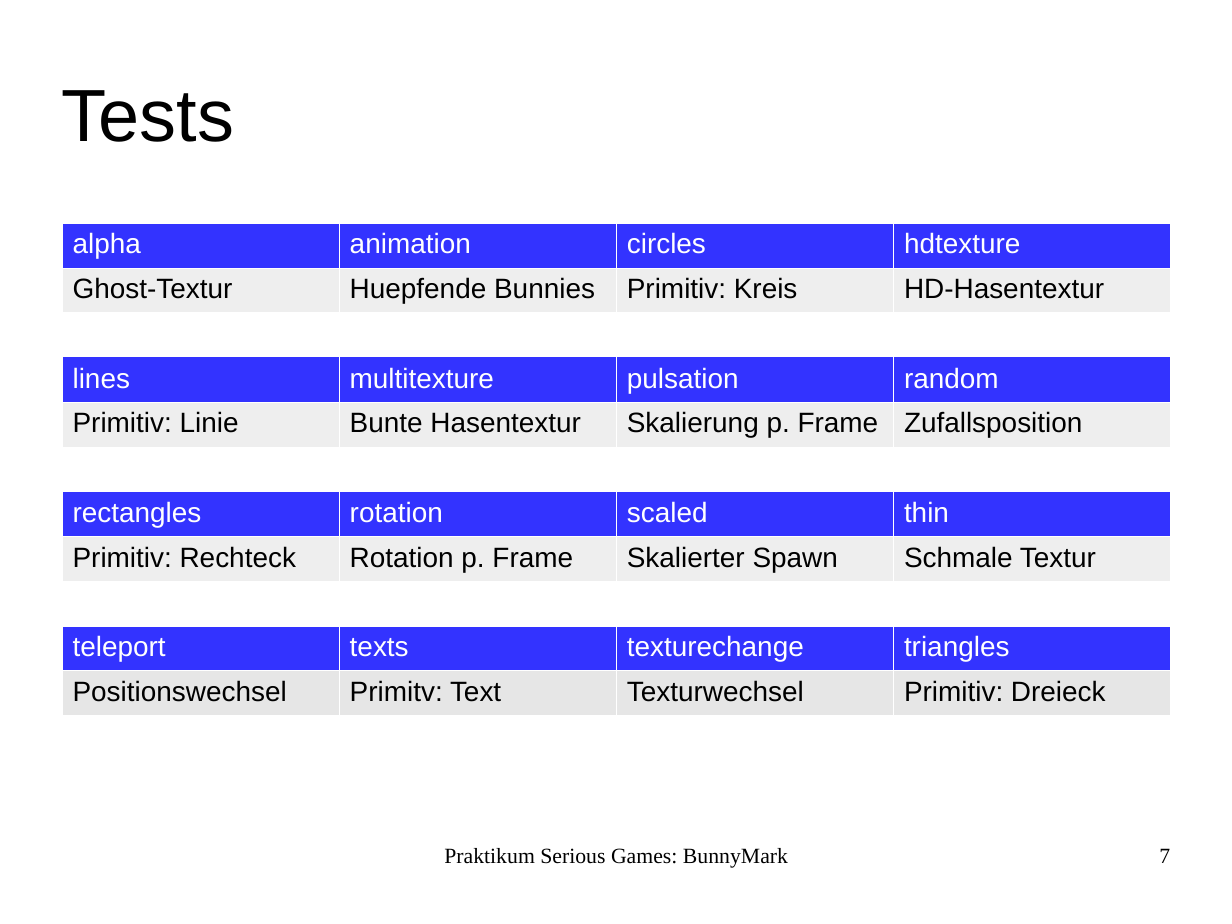
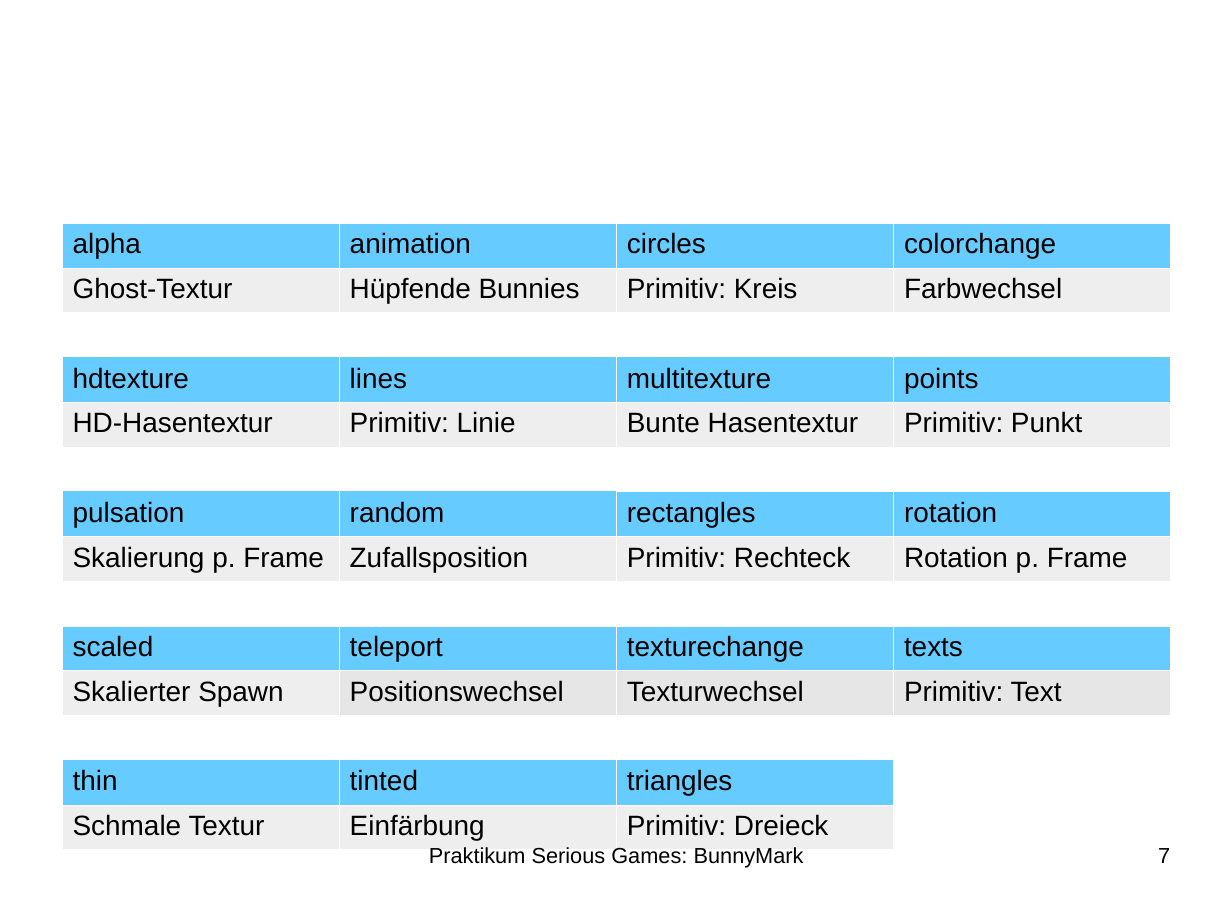
Before and after one commit to LiXiling/bunnysuite, a slide deck: slide 7 of Ausarbeitung/Presentation.odp. Drawn at 1232x924 pixels with LibreOffice and Linux fonts; fonts in the diff are those of the drawing; background and template pictures are left out. Boxes give left, top, right and bottom in pixels: in the first picture for what was removed or moved away, otherwise in the second. Text is boxed around its words. In the diff, an @@ line names an element or a change of style, - is before the commit and + after.

Commit message:
presentation: cleaned design

```diff
--- a/Ausarbeitung/Presentation.odp
+++ b/Ausarbeitung/Presentation.odp
@@ title at (x1=62, y1=90, x2=234, y2=142): text changed; text colour #000000 to #FFFFFF @@
-Tests
+Testmodifier
@@ table at (x1=61, y1=222, x2=1171, y2=844) @@
-row 1, column 4: hdtexture
+row 1, column 4: colorchange
-row 2, column 2: Huepfende Bunnies
+row 2, column 2: Hüpfende Bunnies
-row 2, column 4: HD-Hasentextur
+row 2, column 4: Farbwechsel
-row 4: lines | multitexture | pulsation | random
+row 4: hdtexture | lines | multitexture | points
-row 5: Primitiv: Linie | Bunte Hasentextur | Skalierung p. Frame | Zufallsposition
+row 5: HD-Hasentextur | Primitiv: Linie | Bunte Hasentextur | Primitiv: Punkt
-row 7: rectangles | rotation | scaled | thin
+row 7: pulsation | random | rectangles | rotation
-row 8: Primitiv: Rechteck | Rotation p. Frame | Skalierter Spawn | Schmale Textur
+row 8: Skalierung p. Frame | Zufallsposition | Primitiv: Rechteck | Rotation p. Frame
-row 10: teleport | texts | texturechange | triangles
-row 11: Positionswechsel | Primitv: Text | Texturwechsel | Primitiv: Dreieck
+row 10: scaled | teleport | texturechange | texts
+row 11: Skalierter Spawn | Positionswechsel | Texturwechsel | Primitiv: Text
+row 12:  |  |  | 
+row 13: thin | tinted | triangles | 
+row 14: Schmale Textur | Einfärbung | Primitiv: Dreieck | 
@@ text "Praktikum Serious Games: BunnyMark" at (x1=429, y1=847, x2=804, y2=868): font Times New Roman to Arial @@
@@ page number at (x1=1158, y1=848, x2=1170, y2=863): font Times New Roman to Arial @@
```
Also in this commit, not shown: 6 other slides changed.
